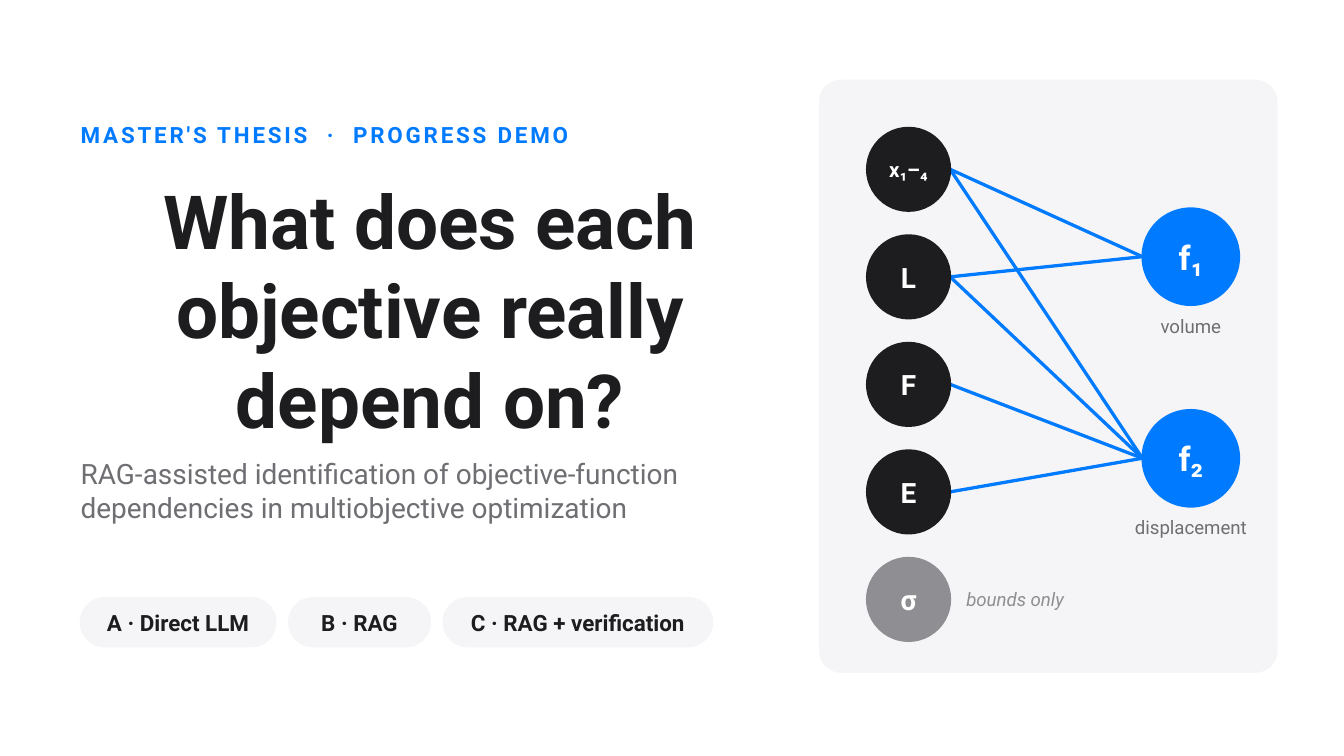
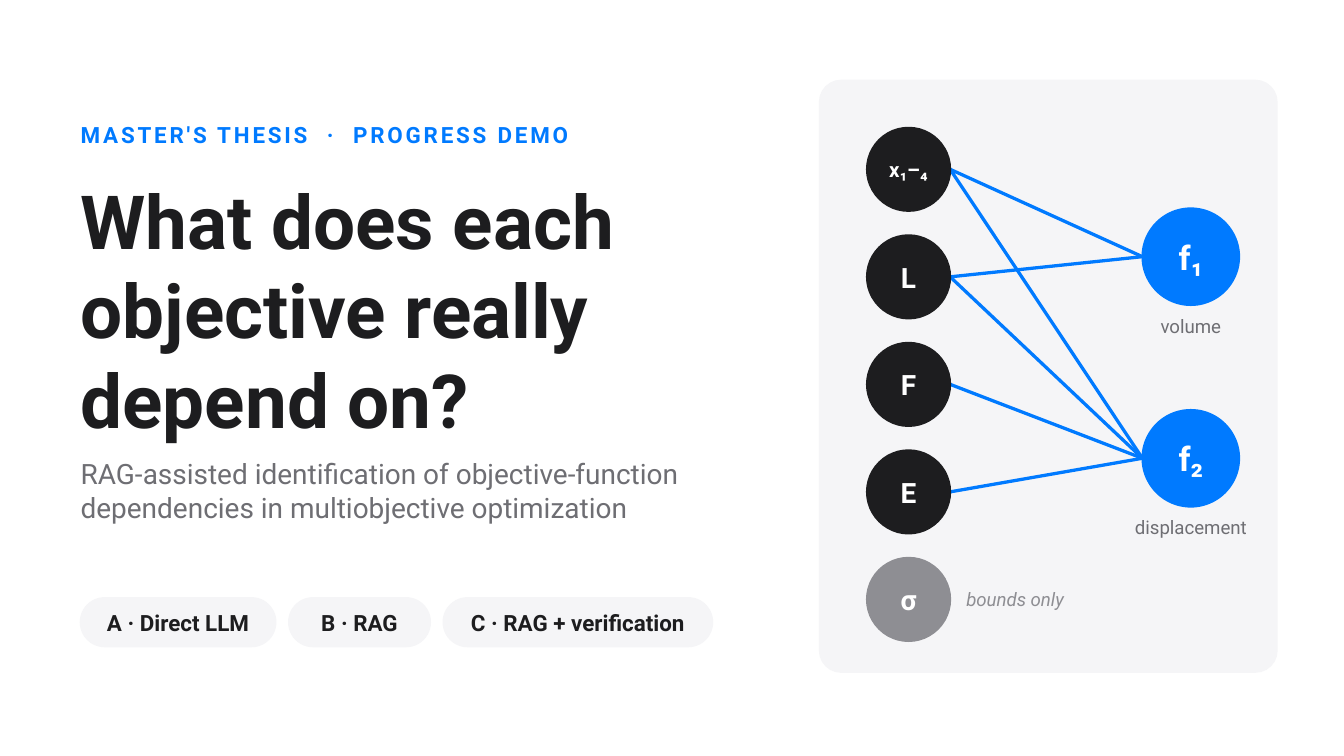
Before and after one commit to haben-ai/Objective-Dependency-RAG, a slide deck: slide 1 of docs/advisor_presentation.pptx. Drawn at 1344x756 pixels with LibreOffice and Linux fonts; fonts in the diff are those of the drawing. Boxes give left, top, right and bottom in pixels: in the first picture for what was removed or moved away, otherwise in the second. Text is boxed around its words. In the diff, an @@ line names an element or a change of style, - is before the commit and + after.

```diff
--- a/docs/advisor_presentation.pptx
+++ b/docs/advisor_presentation.pptx
@@ title "What does each objective really ..." at (x1=81, y1=193, x2=614, y2=443): alignment centre to left @@
```
Also in this commit, not shown: 6 other slides changed, 1 other file.
